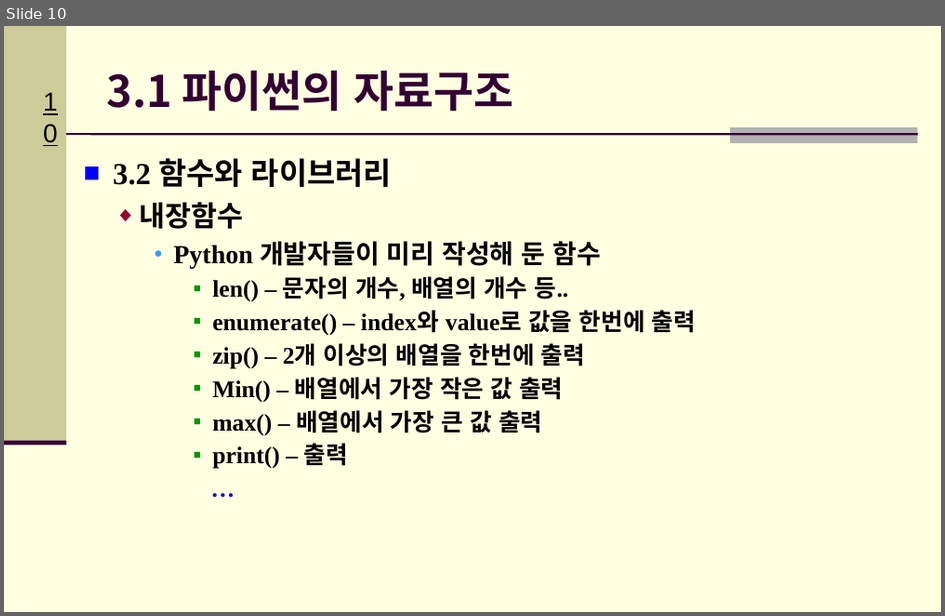
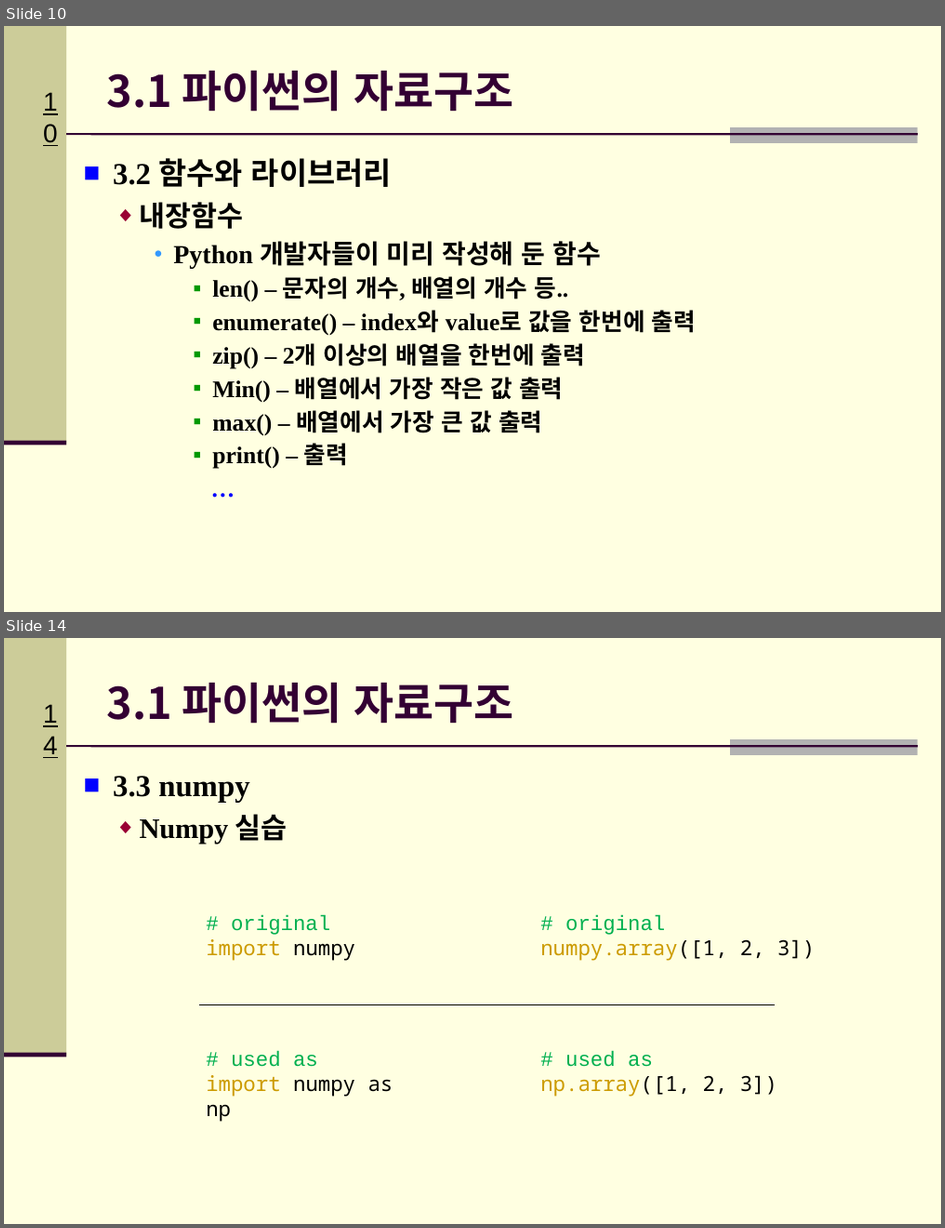
Before and after one commit to Hitbee-dev/OpenCV-Python, a slide deck: 2022-09-20/documents/CH_03_파이썬 기초_실습2.pptx. Shown one above the other, each under a label of ours: slide 10 before the commit, slides 10 and 14 after it; the slides between them are not shown. The pictures are 945x616 and 945x1228 pixels, drawn with LibreOffice and Linux fonts; fonts in the diff are those of the drawing; background and template pictures are left out. Boxes give left, top, right and bottom in pixels: in the first picture for what was removed or moved away, otherwise in the second. Text is boxed around its words. In the diff, an @@ line names an element or a change of style, - is before the commit and + after.

```diff
--- a/2022-09-20/documents/CH_03_파이썬 기초_실습2.pptx
+++ b/2022-09-20/documents/CH_03_파이썬 기초_실습2.pptx
@@ slide 14 added at (4, 638, 941, 1224), background #FFFFE1; not listed: 5 template elements that a slide beside it also shows @@
@@ title added at (107, 682, 515, 724), 33.3 pt, text #330033, bold @@
+3.1 파이썬의 자료구조
@@ text added at (113, 776, 250, 802), 23.3 pt, text #000000, bold @@
+■ 3.3 numpy
@@ text added at (140, 814, 288, 844), 21.7 pt, text #000000, bold @@
+  ◆ Numpy 실습
@@ text added at (206, 915, 356, 961), 16 pt, text #00B050 @@
+# original
+import numpy
@@ text added at (541, 915, 815, 961), 16 pt, text #CC9B00 @@
+# original
+numpy.array([1, 2, 3])
@@ line added from (200, 1004) to (776, 1004), #000000 1 pt @@
@@ text added at (206, 1051, 394, 1121), 16 pt, text #000000 @@
+# used as
+import numpy as np
@@ text added at (541, 1051, 778, 1096), 16 pt, text #000000 @@
+# used as
+np.array([1, 2, 3])
```
Also in this commit, not shown: 4 slides changed, 2 other slides added.
